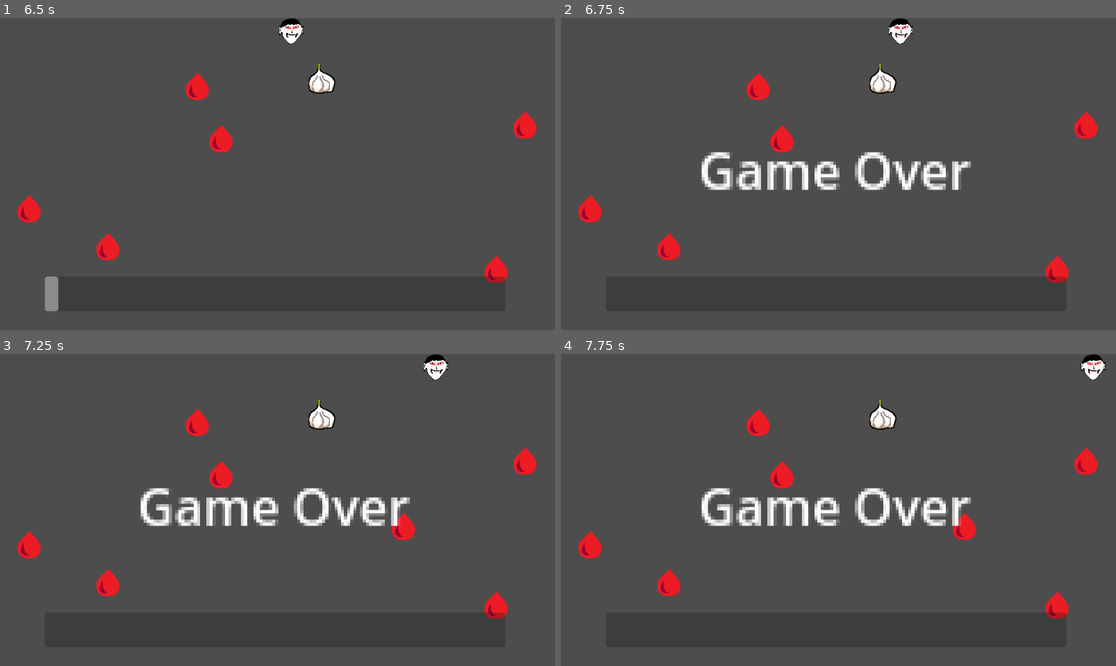
Above: before the commit, frames 1-4 (two rows, left to right).
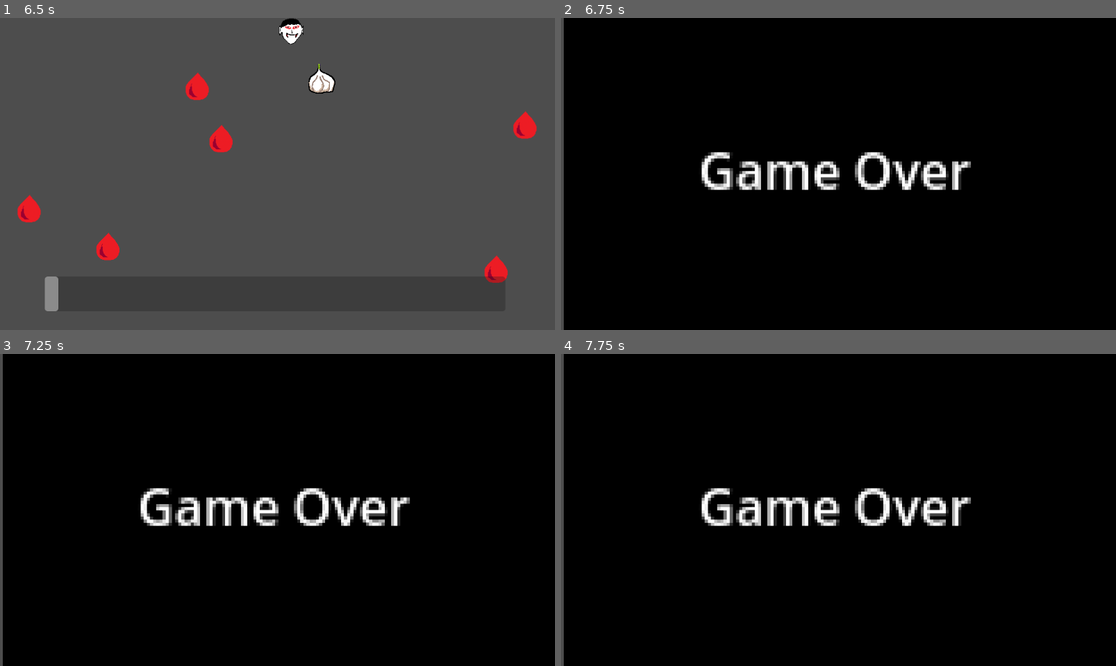
Above: after the commit, the same moments.

Repository: pbagnoud/trijam310
Game: Godot game, scene res://scene/main.tscn
Two runs of this game, one before a commit and one after it. Both use one fixed random seed, a clock stepped at 60 frames per second and the inputs below.
Inputs:
- Up to frame 1 (6.5 s): hold Up (move_up) 0.53-2.03 s; hold Left (move_left) 2.03-3.53 s; hold Down (move_down) 3.53-4.28 s; hold Right (move_right) 4.28-5.03 s; hold Up (move_up) 5.03-5.78 s; hold Right (move_right) from 5.78 s (still down)
- Up to frame 2 (6.75 s): keep holding Right (move_right)
- Up to frame 3 (7.25 s): keep holding Right (move_right)
- Up to frame 4 (7.75 s): keep holding Right (move_right)

Frame 1 is identical in both runs. In frame 2, 98% of the frame differs, in the area x 0-100%, y 0-100%; in frame 3, 98%; in frame 4, 98%.

Commit message:
GameOver sa mère

Diff:
--- a/trijam310/scene/pv.tscn
+++ b/trijam310/scene/pv.tscn
@@ -25,17 +25,17 @@
 horizontal_alignment = 1
 autowrap_mode = 2
 
-[node name="ColorRect" type="ColorRect" parent="GameOver"]
-visible = false
-layout_mode = 0
-offset_left = -26.0
-offset_top = -37.0
-offset_right = 149.0
-offset_bottom = 63.0
-color = Color(0, 0, 0, 1)
-
 [node name="Timer" type="Timer" parent="."]
 wait_time = 3.0
 one_shot = true
 
+[node name="ColorRect" type="ColorRect" parent="."]
+visible = false
+layout_mode = 0
+offset_left = -87.0
+offset_top = -537.0
+offset_right = 1068.0
+offset_bottom = 116.0
+color = Color(0, 0, 0, 1)
+
 [connection signal="timeout" from="Timer" to="." method="_on_timer_timeout"]
--- a/trijam310/script/pv.gd
+++ b/trijam310/script/pv.gd
@@ -2,7 +2,7 @@
 
 @onready var game_over: Label = $GameOver
 @onready var timer: Timer = $Timer
-@onready var color_rect: ColorRect = $GameOver/ColorRect
+@onready var color_rect: ColorRect = $ColorRect
 
 
 const DYING_SPEED = 15
@@ -21,7 +21,7 @@
 
 	#Game Over
 	if self.value < 0.01 and in_game_over == 0:
-		#color_rect.visible = 1
+		color_rect.visible = 1
 		game_over.visible = 1
 		in_game_over = 1
 		timer.start()
